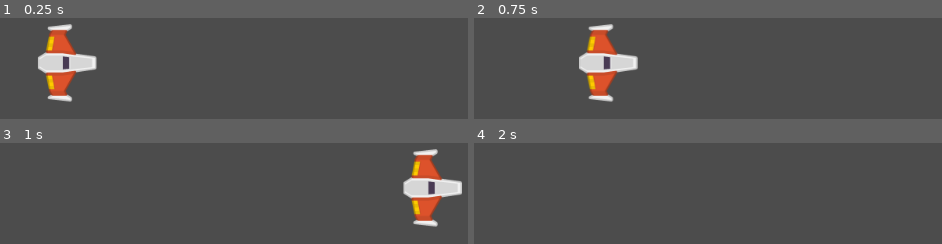
Above: before the commit, frames 1-4 (two rows, left to right).
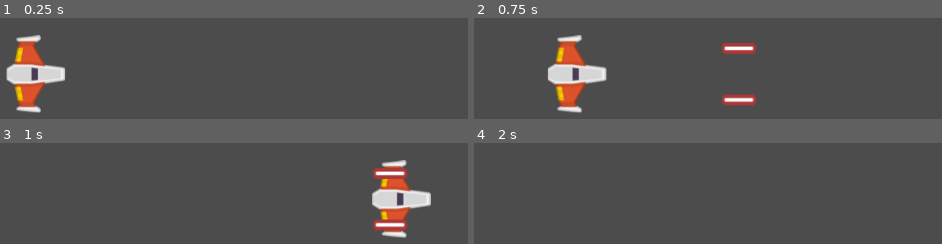
Above: after the commit, the same moments.

Repository: AdrianPerera97/Meteoritos
Game: Godot game, scene res://Juego/Niveles/NivelTest.tscn
Same seed, same stepped clock (60 frames per second), same inputs: the game is played once before the commit and once after it.
Inputs:
- Up to frame 1 (0.25 s): no input
- Up to frame 2 (0.75 s): tap Enter at 0.5 s; hold W (mover_adelante) from 0.53 s (still down); hold Space (disparo_principal, bound only after the commit) from 0.53 s (still down)
- Up to frame 3 (1 s): keep holding W (mover_adelante); keep holding Space (disparo_principal, bound only after the commit)
- Up to frame 4 (2 s): release W (mover_adelante) at 1.28 s; release Space (disparo_principal, bound only after the commit) at 1.28 s; hold S (mover_atras) from 1.28 s (still down); tap A (rotar_antihorario) at 1.35 s; tap Space (disparo_principal, bound only after the commit) at 1.55 s

The runs differ from the first frame. In frame 1, 8.7% of the frame differs, in the area x 1-21%, y 5-95%; in frame 2, 10%, in the area x 15-61%, y 5-95%; in frame 3, 9.3%; in frame 4, nothing differs.

Commit message:
Disparo Principal
Agregamos proyectil y cañón para el disparo de la nave

Diff:
--- /dev/null
+++ b/Juego/Autoloads/Eventos.gd
@@ -0,0 +1,3 @@
+extends Node
+
+signal disparo(proyectil)
--- a/Naves/Player/Player.gd
+++ b/Juego/Naves/Player/Player.gd
@@ -7,6 +7,9 @@
 # Atributos
 var empuje:Vector2=Vector2.ZERO
 var dir_rotacion:int=0
+
+#Atributos onready
+onready var canion:Canion=$Canion
 
 # Metodos
 func _integrate_forces(state: Physics2DDirectBodyState) -> void:
@@ -30,3 +33,10 @@
 		dir_rotacion-=1
 	elif Input.is_action_pressed("rotar_horario"):
 		dir_rotacion+=1
+
+	#Disparo
+	if Input.is_action_pressed("disparo_principal"):
+		canion.set_esta_disparando(true)
+
+	if Input.is_action_just_released("disparo_principal"):
+		canion.set_esta_disparando(false)
--- /dev/null
+++ b/Juego/Naves/Player/Player.tscn
@@ -0,0 +1,34 @@
+[gd_scene load_steps=6 format=2]
+
+[ext_resource path="res://Juego/Naves/Player/player_orange.png" type="Texture" id=1]
+[ext_resource path="res://Juego/Naves/Player/MaterialFisico.tres" type="PhysicsMaterial" id=2]
+[ext_resource path="res://Juego/Naves/Player/Player.gd" type="Script" id=3]
+[ext_resource path="res://Juego/Proyectiles/Canion.tscn" type="PackedScene" id=4]
+
+[sub_resource type="CircleShape2D" id=1]
+radius = 37.7376
+
+[node name="Player" type="RigidBody2D"]
+physics_material_override = ExtResource( 2 )
+linear_damp = 1.0
+angular_damp = 4.0
+script = ExtResource( 3 )
+
+[node name="Sprite" type="Sprite" parent="."]
+rotation = 1.5708
+texture = ExtResource( 1 )
+
+[node name="CollisionShape2D" type="CollisionShape2D" parent="."]
+shape = SubResource( 1 )
+
+[node name="Canion" parent="." instance=ExtResource( 4 )]
+cadencia_disparo = 0.25
+velocidad_proyectil = 1600
+
+[node name="PuntoIzquierdo" parent="Canion" index="0"]
+position = Vector2( 0, -33 )
+
+[node name="PuntoDerecho" parent="Canion" index="1"]
+position = Vector2( 0, 33 )
+
+[editable path="Canion"]
--- /dev/null
+++ b/Juego/Niveles/Nivel.gd
@@ -0,0 +1,22 @@
+class_name Nivel
+extends Node2D
+
+#Atributos onready
+onready var contenedor_proyectiles:Node
+
+#Metodos
+func _ready() -> void:
+	conectar_seniales()
+	crear_contenedores()
+
+#Metodos custom
+func conectar_seniales()-> void:
+	Eventos.connect("disparo",self,"_on_disparo")
+
+func crear_contenedores()-> void:
+	contenedor_proyectiles=Node.new()
+	contenedor_proyectiles.name="ContenedorProyectiles"
+	add_child(contenedor_proyectiles)
+
+func _on_disparo(proyectil:Proyectil) -> void:
+	contenedor_proyectiles.add_child(proyectil)
--- a/Juego/Niveles/NivelTest.tscn
+++ b/Juego/Niveles/NivelTest.tscn
@@ -1,10 +1,13 @@
-[gd_scene load_steps=2 format=2]
+[gd_scene load_steps=3 format=2]
 
-[ext_resource path="res://Naves/Player/Player.tscn" type="PackedScene" id=1]
+[ext_resource path="res://Juego/Naves/Player/Player.tscn" type="PackedScene" id=1]
+[ext_resource path="res://Juego/Niveles/Nivel.gd" type="Script" id=4]
 
 [node name="NivelTest" type="Node2D"]
+position = Vector2( 496.162, 299.173 )
+script = ExtResource( 4 )
 
 [node name="Player" parent="." instance=ExtResource( 1 )]
-position = Vector2( 472.458, 284.475 )
+position = Vector2( -63.7639, -0.290016 )
 gravity_scale = 0.0
 can_sleep = false
--- /dev/null
+++ b/Juego/Proyectiles/Canion.gd
@@ -0,0 +1,54 @@
+class_name Canion
+extends Node2D
+
+# Atributos export
+export var proyectil:PackedScene=null
+export var cadencia_disparo:float=0.8
+export var velocidad_proyectil:int=100
+export var danio_proyectil:int=1
+
+#Atributos onready
+onready var timer_enfriamiento:Timer=$TimerEnfriamiento
+onready var disparo_sfx:AudioStreamPlayer2D=$DisparoSFX
+onready var esta_enfriado:bool=true
+onready var esta_disparando:bool=false setget set_esta_disparando
+
+#Atributos
+var puntos_disparo:Array=[]
+
+# Setters y Getters
+func set_esta_disparando(disparando:bool)->void:
+	esta_disparando=disparando
+
+#Metodos
+func _ready() -> void:
+	almacenar_puntos_disparo()
+	timer_enfriamiento.wait_time=cadencia_disparo
+
+func _process(_delta: float) -> void:
+	if esta_disparando and esta_enfriado:
+		disparar()
+
+func disparar()->void:
+	esta_enfriado=false
+	disparo_sfx.play()
+	timer_enfriamiento.start()
+	for punto_disparo in puntos_disparo:
+		#disparo_sfx.play()
+		var new_proyectil:Proyectil = proyectil.instance()
+		new_proyectil.crear(
+			punto_disparo.global_position,
+			get_owner().rotation,
+			velocidad_proyectil,
+			danio_proyectil
+			)
+		Eventos.emit_signal("disparo",new_proyectil)
+
+#Metodos custom
+func almacenar_puntos_disparo()->void:
+	for nodo in get_children():
+		if nodo is Position2D:
+			puntos_disparo.append(nodo)
+
+func _on_TimerEnfriamiento_timeout() -> void:
+	esta_enfriado=true
--- /dev/null
+++ b/Juego/Proyectiles/Canion.tscn
@@ -0,0 +1,21 @@
+[gd_scene load_steps=4 format=2]
+
+[ext_resource path="res://Juego/Proyectiles/Proyectil.tscn" type="PackedScene" id=1]
+[ext_resource path="res://Juego/Proyectiles/Canion.gd" type="Script" id=2]
+[ext_resource path="res://Juego/disparo.wav" type="AudioStream" id=3]
+
+[node name="Canion" type="Node2D"]
+script = ExtResource( 2 )
+proyectil = ExtResource( 1 )
+
+[node name="PuntoIzquierdo" type="Position2D" parent="."]
+
+[node name="PuntoDerecho" type="Position2D" parent="."]
+
+[node name="DisparoSFX" type="AudioStreamPlayer2D" parent="."]
+stream = ExtResource( 3 )
+bus = "SFX"
+
+[node name="TimerEnfriamiento" type="Timer" parent="."]
+
+[connection signal="timeout" from="TimerEnfriamiento" to="." method="_on_TimerEnfriamiento_timeout"]
--- /dev/null
+++ b/Juego/Proyectiles/Proyectil.gd
@@ -0,0 +1,19 @@
+class_name Proyectil
+extends Area2D
+
+# Atributos
+var velocidad:Vector2=Vector2.ZERO
+var danio:float
+
+#Metodos
+func _physics_process(delta: float) -> void:
+	position+=velocidad*delta
+
+func crear(pos: Vector2, dir: float, vel:float, danio_p:int)->void:
+	position=pos
+	rotation=dir
+	velocidad=Vector2(vel,0).rotated(dir)
+
+
+func _on_VisibilityNotifier2D_screen_exited() -> void:
+	queue_free()
--- /dev/null
+++ b/Juego/Proyectiles/Proyectil.tscn
@@ -0,0 +1,26 @@
+[gd_scene load_steps=4 format=2]
+
+[ext_resource path="res://Juego/Proyectiles/proyectil_player.png" type="Texture" id=1]
+[ext_resource path="res://Juego/Proyectiles/Proyectil.gd" type="Script" id=2]
+
+[sub_resource type="CapsuleShape2D" id=1]
+radius = 6.27275
+height = 31.0772
+
+[node name="Proyectil" type="Area2D"]
+script = ExtResource( 2 )
+
+[node name="Sprite" type="Sprite" parent="."]
+rotation = 1.5708
+scale = Vector2( 1.5, 1.2 )
+texture = ExtResource( 1 )
+
+[node name="CollisionShape2D" type="CollisionShape2D" parent="."]
+rotation = 1.5708
+shape = SubResource( 1 )
+
+[node name="VisibilityNotifier2D" type="VisibilityNotifier2D" parent="."]
+position = Vector2( -0.116897, -0.0371615 )
+scale = Vector2( 2.04373, 0.364518 )
+
+[connection signal="screen_exited" from="VisibilityNotifier2D" to="." method="_on_VisibilityNotifier2D_screen_exited"]
--- a/Naves/Player/Player.tscn
+++ /dev/null
@@ -1,21 +0,0 @@
-[gd_scene load_steps=5 format=2]
-
-[ext_resource path="res://Naves/Player/player_orange.png" type="Texture" id=1]
-[ext_resource path="res://Naves/Player/MaterialFisico.tres" type="PhysicsMaterial" id=2]
-[ext_resource path="res://Naves/Player/Player.gd" type="Script" id=3]
-
-[sub_resource type="CircleShape2D" id=1]
-radius = 37.7376
-
-[node name="Player" type="RigidBody2D"]
-physics_material_override = ExtResource( 2 )
-linear_damp = 1.0
-angular_damp = 4.0
-script = ExtResource( 3 )
-
-[node name="Sprite" type="Sprite" parent="."]
-rotation = 1.5708
-texture = ExtResource( 1 )
-
-[node name="CollisionShape2D" type="CollisionShape2D" parent="."]
-shape = SubResource( 1 )
--- /dev/null
+++ b/default_bus_layout.tres
@@ -0,0 +1,9 @@
+[gd_resource type="AudioBusLayout" format=2]
+
+[resource]
+bus/1/name = "SFX"
+bus/1/solo = false
+bus/1/mute = false
+bus/1/bypass_fx = false
+bus/1/volume_db = 0.0
+bus/1/send = "Master"
--- a/project.godot
+++ b/project.godot
@@ -8,11 +8,37 @@
 
 config_version=4
 
+_global_script_classes=[ {
+"base": "Node2D",
+"class": "Canion",
+"language": "GDScript",
+"path": "res://Juego/Proyectiles/Canion.gd"
+}, {
+"base": "Node2D",
+"class": "Nivel",
+"language": "GDScript",
+"path": "res://Juego/Niveles/Nivel.gd"
+}, {
+"base": "Area2D",
+"class": "Proyectil",
+"language": "GDScript",
+"path": "res://Juego/Proyectiles/Proyectil.gd"
+} ]
+_global_script_class_icons={
+"Canion": "",
+"Nivel": "",
+"Proyectil": ""
+}
+
 [application]
 
 config/name="Meteoritos"
 run/main_scene="res://Juego/Niveles/NivelTest.tscn"
 config/icon="res://icon.png"
+
+[autoload]
+
+Eventos="*res://Juego/Autoloads/Eventos.gd"
 
 [input]
 
@@ -40,6 +66,11 @@
 , Object(InputEventKey,"resource_local_to_scene":false,"resource_name":"","device":0,"alt":false,"shift":false,"control":false,"meta":false,"command":false,"pressed":false,"scancode":16777231,"unicode":0,"echo":false,"script":null)
  ]
 }
+disparo_principal={
+"deadzone": 0.5,
+"events": [ Object(InputEventKey,"resource_local_to_scene":false,"resource_name":"","device":0,"alt":false,"shift":false,"control":false,"meta":false,"command":false,"pressed":false,"scancode":32,"unicode":0,"echo":false,"script":null)
+ ]
+}
 
 [physics]
 
Renamed: Naves/Player/MaterialFisico.tres -> Juego/Naves/Player/MaterialFisico.tres
Renamed: Naves/Player/player_orange.png -> Juego/Naves/Player/player_orange.png
Not shown, changed: Juego/Naves/Player/player_orange.png.import
Binary file added: Juego/Proyectiles/proyectil_player.png
Not shown, added: Juego/disparo.wav.import
Not shown, added: Juego/disparo.wav
